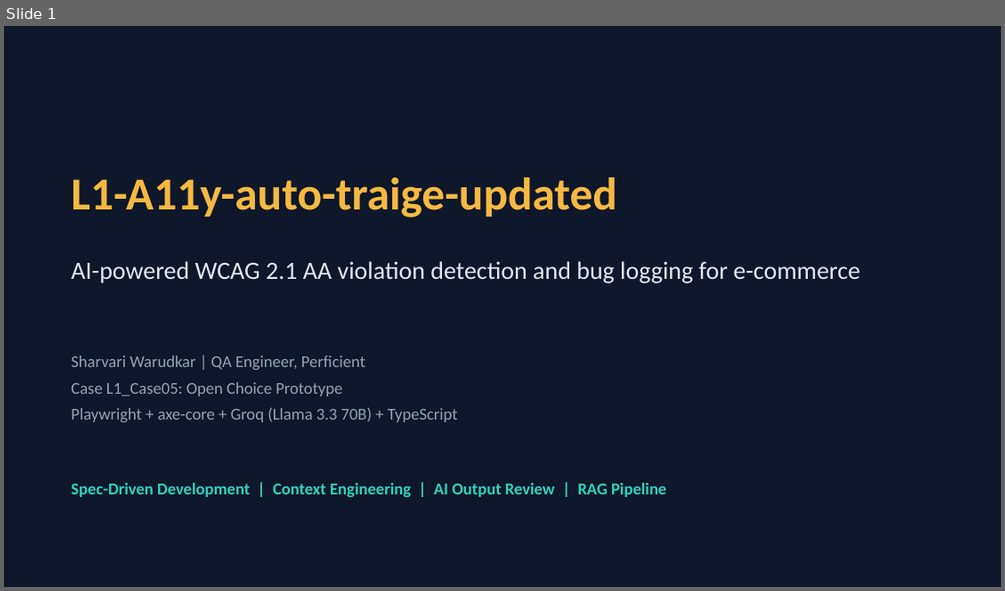
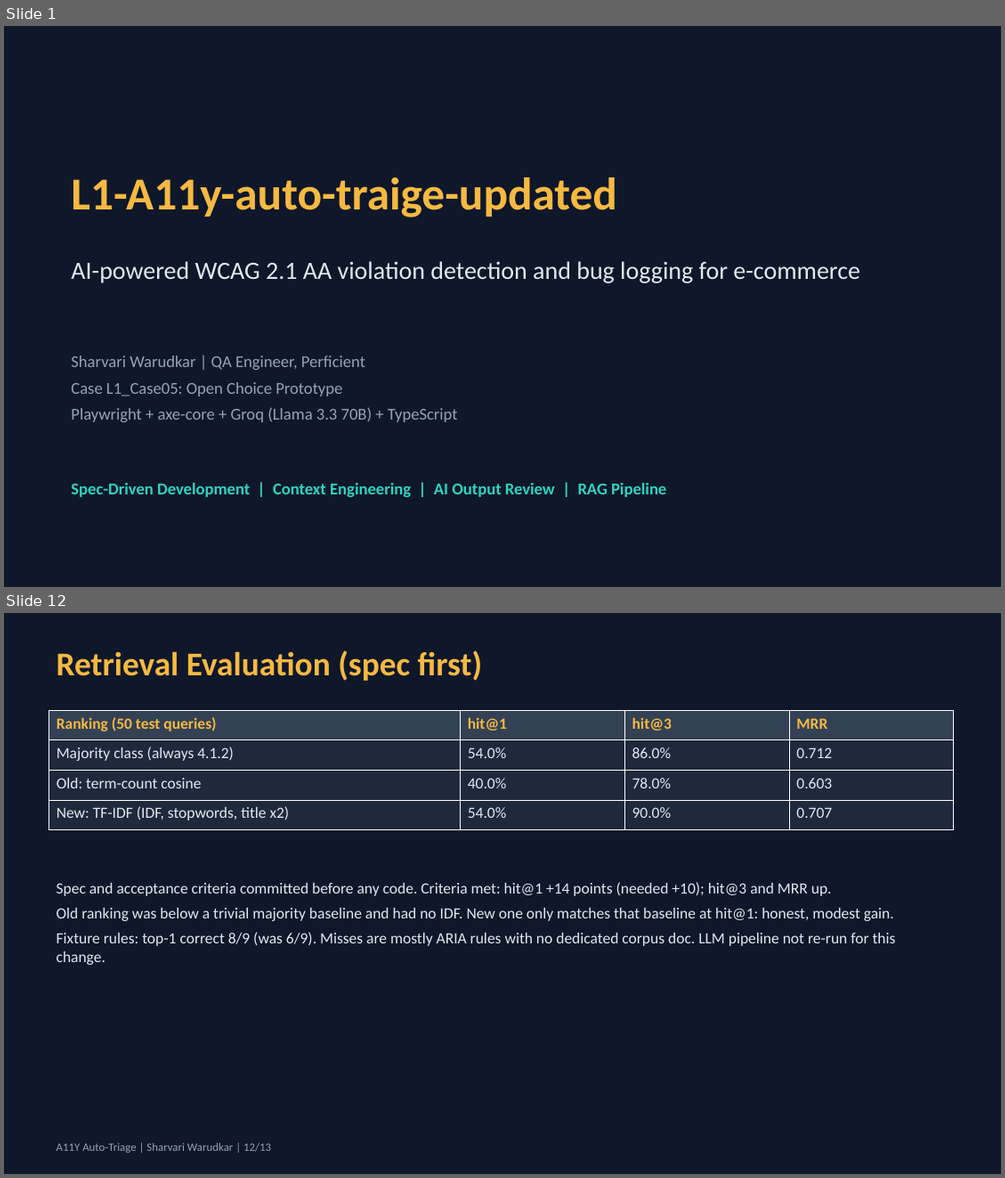
Before and after one commit to Sharvari-Warudkar/a11y-auto-triage, a slide deck: evidence/L1-a11y-auto-traige-presentation.pptx. Shown one above the other, each under a label of ours: slide 1 before the commit, slides 1 and 12 after it; the slides between them are not shown. The pictures are 1005x591 and 1005x1178 pixels, drawn with LibreOffice and Linux fonts; fonts in the diff are those of the drawing. Boxes give left, top, right and bottom in pixels: in the first picture for what was removed or moved away, otherwise in the second. Text is boxed around its words. In the diff, an @@ line names an element or a change of style, - is before the commit and + after.

```diff
--- a/evidence/L1-a11y-auto-traige-presentation.pptx
+++ b/evidence/L1-a11y-auto-traige-presentation.pptx
@@ slide 12 added at (4,613,1001,1174), background #0F172A @@
@@ text added at (57,650,483,681), 32 pt, text #F5B942, bold @@
+Retrieval Evaluation (spec first)
@@ table added at (48,710,954,830), 4 rows, 4 columns @@
+Ranking (50 test queries) | hit@1 | hit@3 | MRR
+Majority class (always 4.1.2) | 54.0% | 86.0% | 0.712
+Old: term-count cosine | 40.0% | 78.0% | 0.603
+New: TF-IDF (IDF, stopwords, title x2) | 54.0% | 90.0% | 0.707
@@ text added at (57,882,896,965), 15 pt, text #E2E8F0 @@
+Spec and acceptance criteria committed before any code. Criteria met: hit@1 +14 points (needed +10); hit@3 and MRR up.
+Old ranking was below a trivial majority baseline and had no IDF. New one only matches that baseline at hit@1: honest, modest gain.
+Fixture rules: top-1 correct 8/9 (was 6/9). Misses are mostly ARIA rules with no dedicated corpus doc. LLM pipeline not re-run for this change.
@@ text added at (57,1143,271,1152), 11 pt, text #94A3B8 @@
+A11Y Auto-Triage | Sharvari Warudkar | 12/13
```
Also in this commit, not shown: 11 slides changed, 16 other files.
